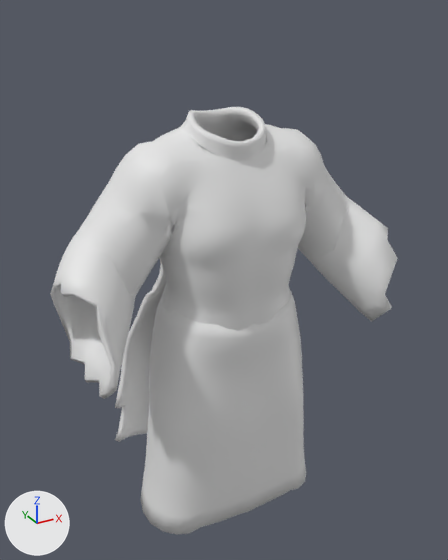
What one commit did to the FBX model unity/Assets/Art/Chars/Garments/seek_noble.fbx.
Camera for both pictures: a camera (50 mm lens) standing at (-0.788, -1.453, 1.842) and looking at (0.001, -0.019, 1.125). Arrows for +X, +Y and +Z are at lower left; the lights stay in place. The older version comes first.

The older version as bpy lines, for what is in view:
```python
me_garment_seek_noble = bpy.data.meshes.new('garment_seek_noble')
me_garment_seek_noble.from_pydata(...)  # 5150 vertices, 5148 faces; spans x -0.496..0.496, y -0.266..0.195, z 0.383..1.598
# faces by material slot: [4500, 648]
me_garment_seek_noble.materials.append(mat_cloth)  # white #e7e7e7
me_garment_seek_noble.materials.append(mat_accent)  # white #e7e7e7
ob_garment_seek_noble = bpy.data.objects.new('garment_seek_noble', me_garment_seek_noble)
ob_garment_seek_noble.location = (0.0, 0.0, 0.0)
```
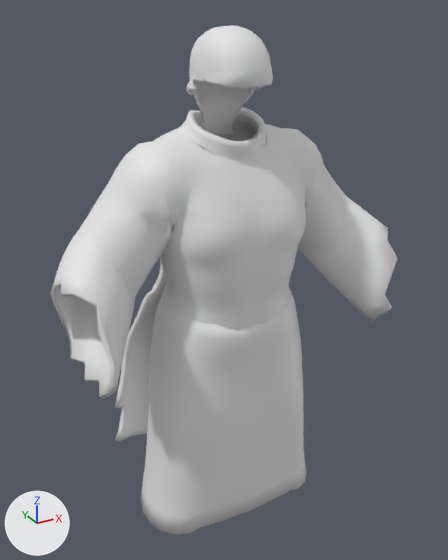
Where the change shows, as pixel boxes (x1, y1, x2, y2) in the pictures (448 x 560 px):
'garment_seek_noble', reshaped (19% taller): before (50, 107, 398, 534); after (50, 25, 398, 534)
part 1 of me_garment_seek_noble, added: after (186, 25, 273, 137)

The edits, one by one:
Material 'hair' (mat_hair) is new.
Its base color is (0.8, 0.8, 0.8) (white #e7e7e7).
me_garment_seek_noble is used by ob_garment_seek_noble; location (0.0, 0.0, 0.0).
me_garment_seek_noble had 5150 vertices, 5148 faces and spanned x -0.496..0.496, y -0.266..0.195, z 0.383..1.598.
me_garment_seek_noble now has 7472 vertices, 7478 faces and spans x -0.496..0.496, y -0.266..0.195, z 0.383..1.803.
me_garment_seek_noble part 1: a new loose piece of 1878 vertices spanning x -0.11..0.11, y -0.169..0.067, z 1.523..1.803, in mat_hair (white #e7e7e7).
Other edits to the shape of me_garment_seek_noble do not show in these pictures.
me_garment_seek_noble gains material mat_hair (white #e7e7e7).
